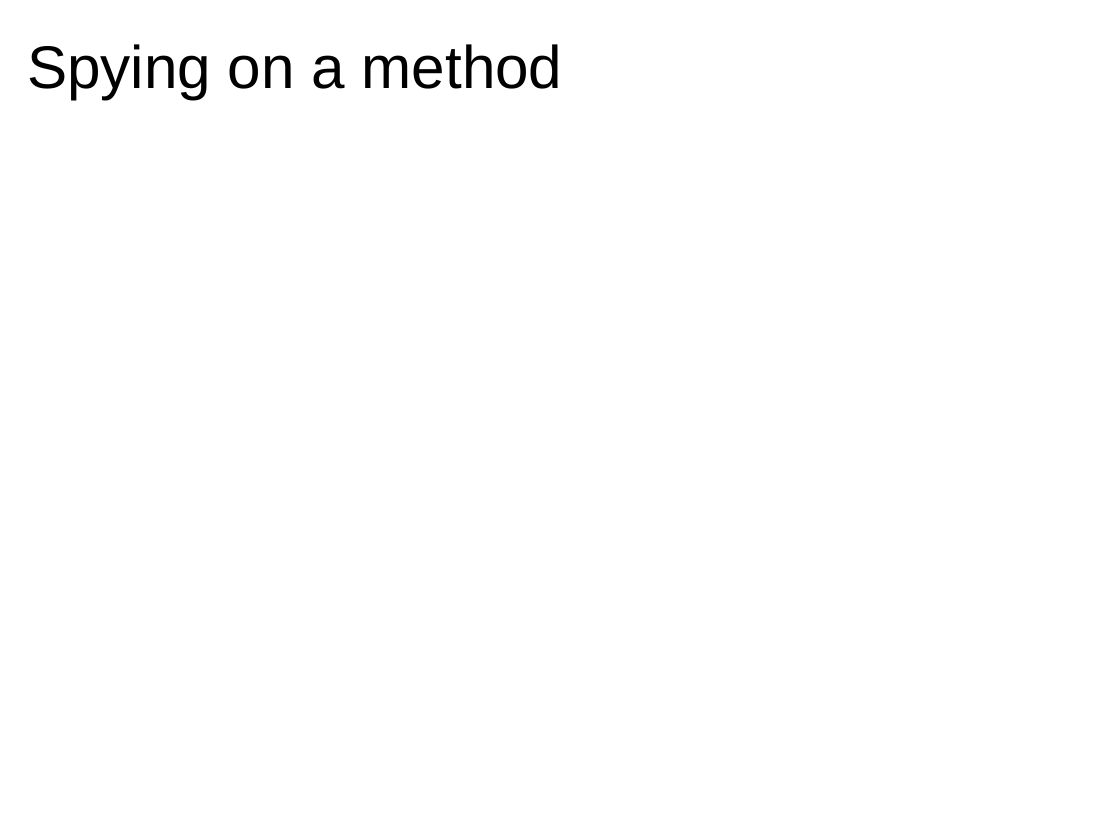
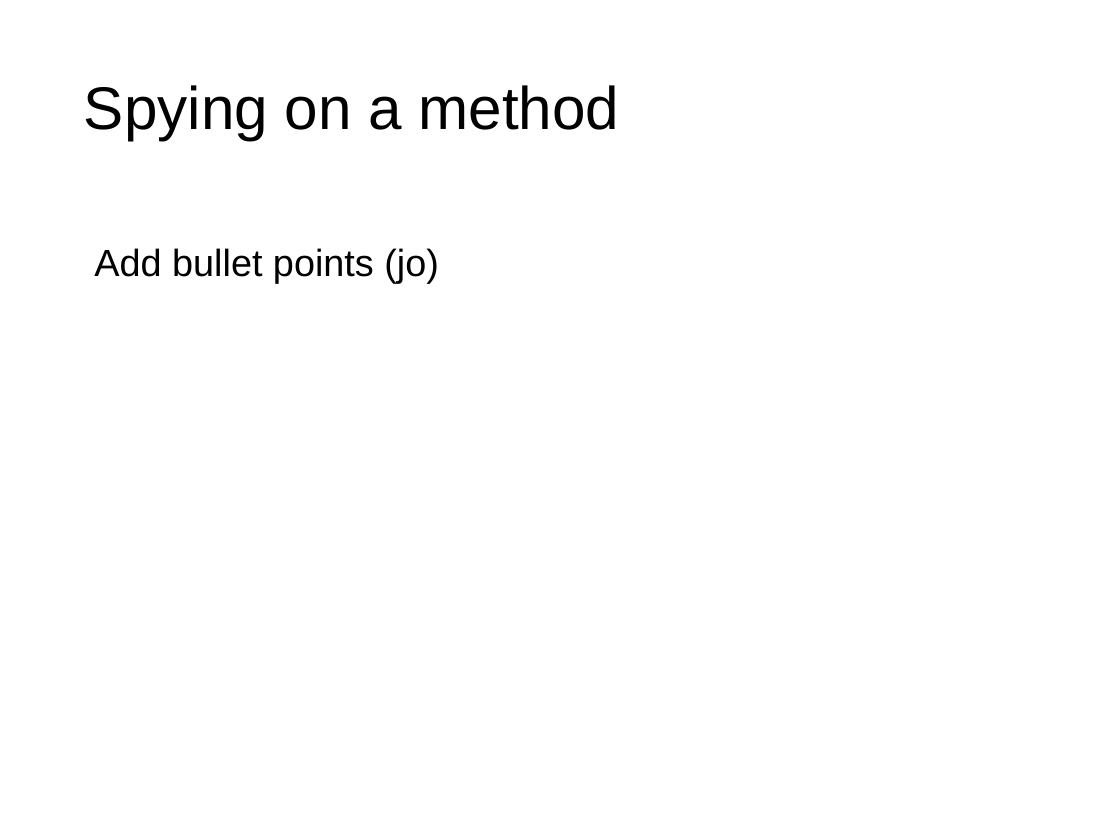
Before and after one commit to jomontanari/JasmineBowlingGame, a slide deck: slide 11 of TestingJavaScript_with_Jasmine.ppt (slide 12 before the commit). Drawn at 1120x840 pixels with LibreOffice and Linux fonts; fonts in the diff are those of the drawing. Boxes give left, top, right and bottom in pixels: in the first picture for what was removed or moved away, otherwise in the second. Text is boxed around its words. In the diff, an @@ line names an element or a change of style, - is before the commit and + after.

```diff
--- a/TestingJavaScript_with_Jasmine.ppt
+++ b/TestingJavaScript_with_Jasmine.ppt
@@ title "Spying on a method" moved from (x1=27, y1=44, x2=563, y2=99) to (x1=84, y1=85, x2=619, y2=140) @@
@@ text added at (x1=94, y1=248, x2=439, y2=284), 27 pt, text #000000 @@
+Add bullet points (jo)
```
Also in this commit, not shown: 5 other slides changed, 6 slides added, 9 slides removed, 1 other file.
